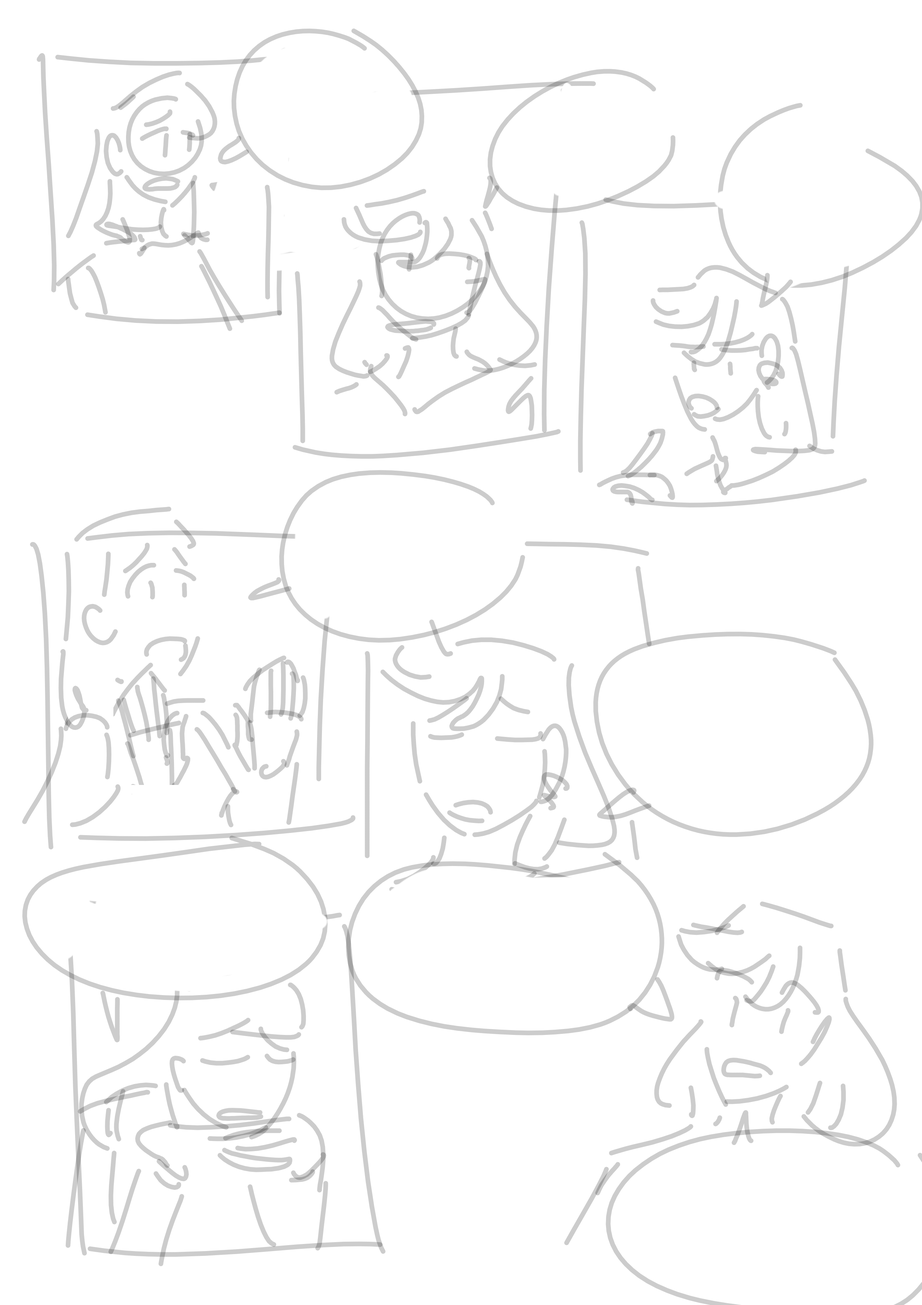
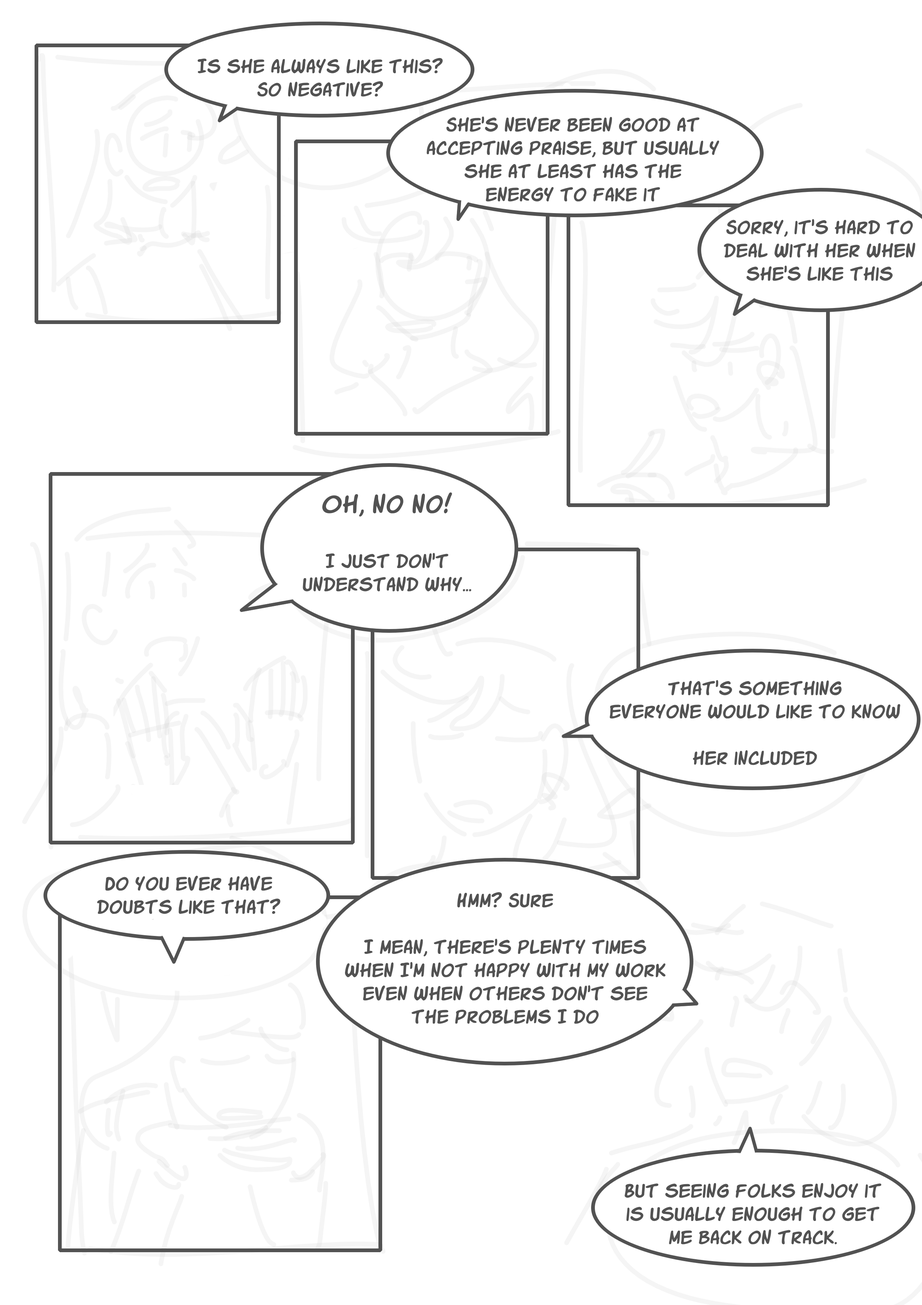
Comparing the layer stacks of the two (922, 1305) images. Changes:
added layer "Paint Layer 4" above "Vector Layer 2" over [119, 71, 810, 1214]
"Background": opacity 100% → 20%, painted on it over [21, 23, 922, 1305]
